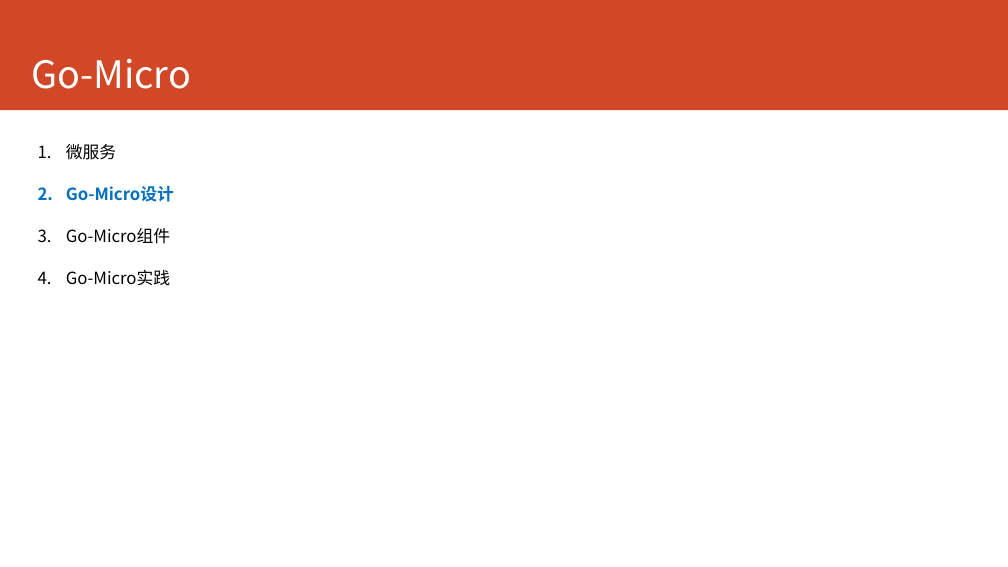
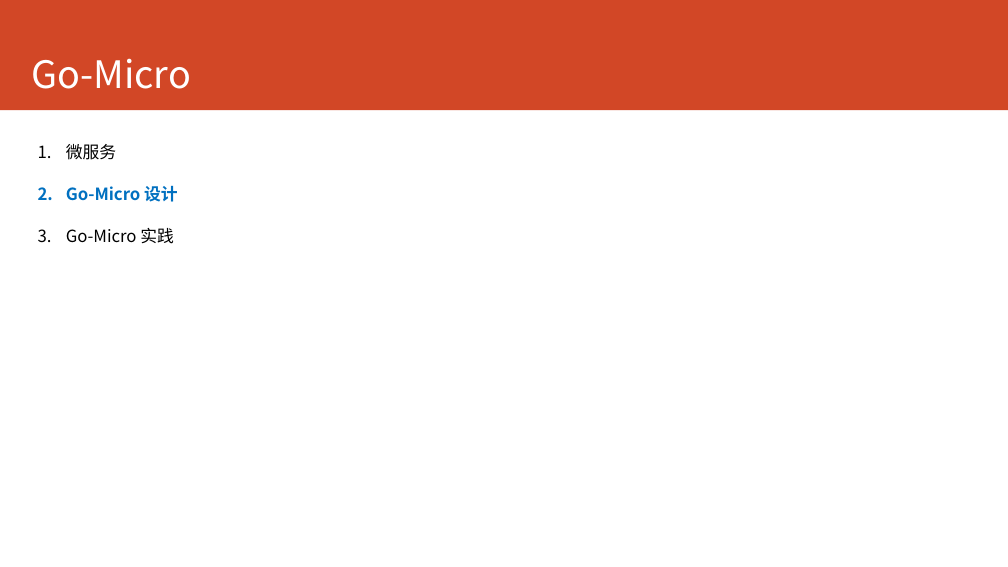
Before and after one commit to printfcoder/printfcoder, a slide deck: slide 44 of course/for-emc/course-for-emc.pptx. Drawn at 1008x567 pixels with LibreOffice and Linux fonts; fonts in the diff are those of the drawing. Boxes give left, top, right and bottom in pixels: in the first picture for what was removed or moved away, otherwise in the second. Text is boxed around its words. In the diff, an @@ line names an element or a change of style, - is before the commit and + after.

```diff
--- a/course/for-emc/course-for-emc.pptx
+++ b/course/for-emc/course-for-emc.pptx
@@ text at bbox=[66, 185, 178, 244]: text changed; text colour #000000 to #0070C0; bold on @@
-2. Go-Micro设计
-3. Go-Micro组件
-4. Go-Micro实践
+2. Go-Micro 设计
+3. Go-Micro 实践
```
Also in this commit, not shown: 4 other slides changed, 23 slides added, 4 other files.
